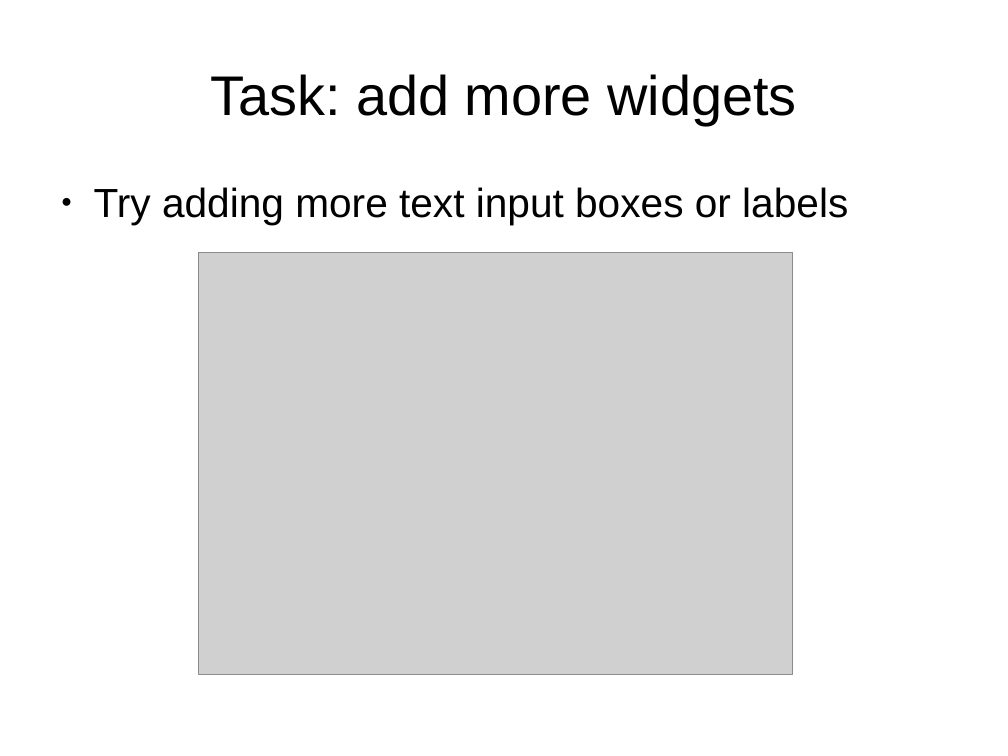
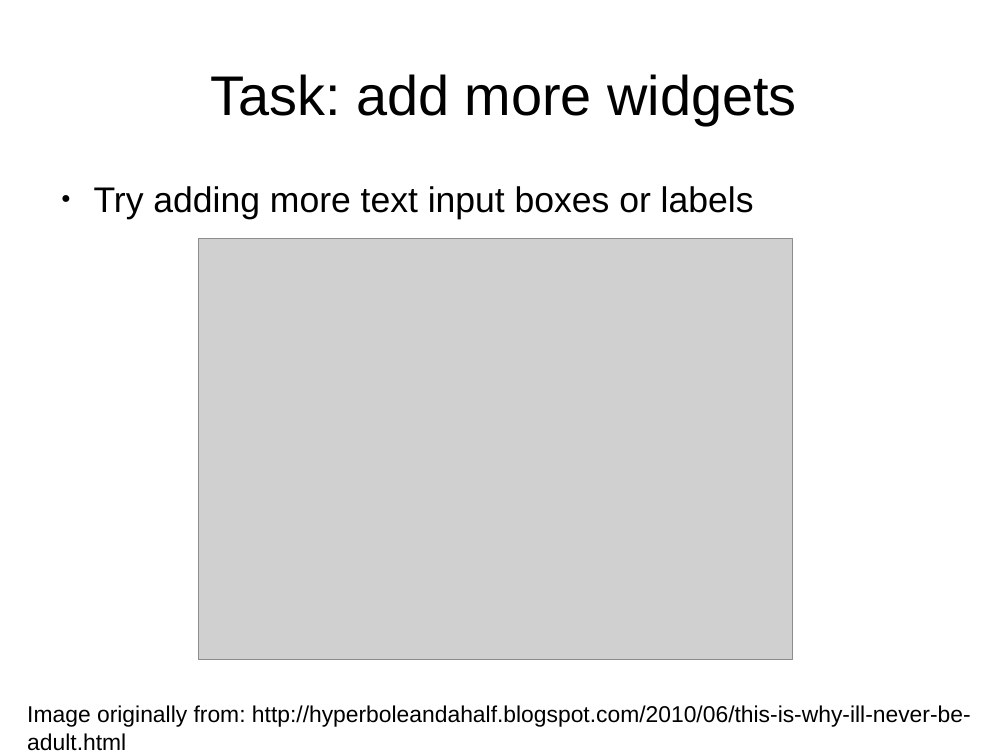
Before and after one commit to adasilva/intro_kivy, a slide deck: slide 14 of intro_kivy.odp. Drawn at 1008x756 pixels with LibreOffice and Linux fonts; fonts in the diff are those of the drawing; grey boxes stand for pictures. Boxes give left, top, right and bottom in pixels: in the first picture for what was removed or moved away, otherwise in the second. Text is boxed around its words. In the diff, an @@ line names an element or a change of style, - is before the commit and + after.

Commit message:
slide formatting, image info

```diff
--- a/intro_kivy.odp
+++ b/intro_kivy.odp
@@ text "Try adding more text input ..." at <box>94,186,754,219</box>: size 32 to 28 pt @@
@@ picture: place and size @@
-picture at <box>198,252,793,674</box>
+picture at <box>198,238,793,659</box>
@@ text added at <box>27,705,971,751</box>, 18 pt, text #000000 @@
+Image originally from: http://hyperboleandahalf.blogspot.com/2010/06/this-is-why-ill-never-be-adult.html
```
Also in this commit, not shown: 22 other slides changed.
